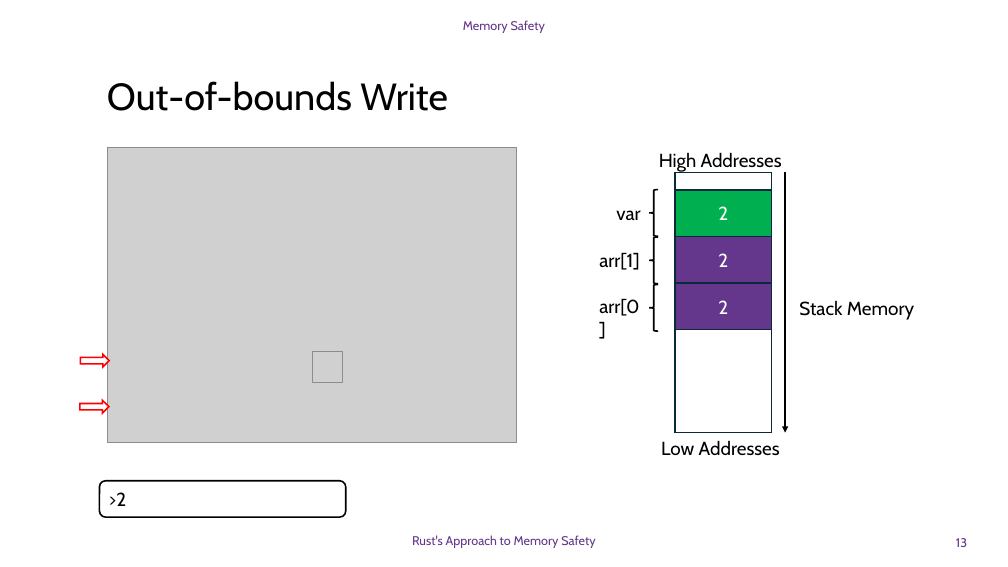
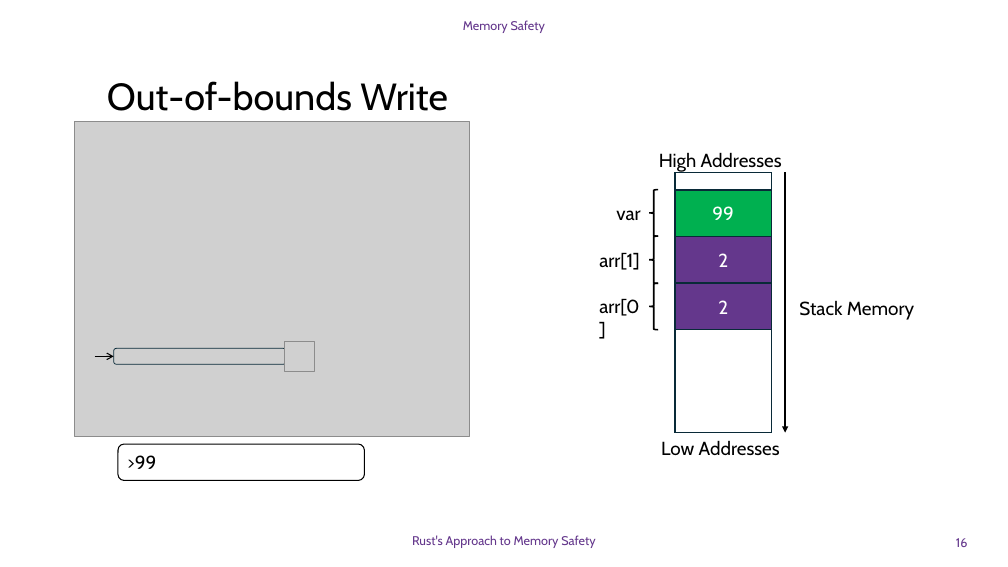
Before and after one commit to DavidGinfo/c-runtime-vs-rust-compiletime, a slide deck: slide 16 of Memory_Safety_Rust.pptx (slide 13 before the commit). Drawn at 1008x567 pixels with LibreOffice and Linux fonts; fonts in the diff are those of the drawing; grey boxes stand for pictures; background and template pictures are left out. Boxes give left, top, right and bottom in pixels: in the first picture for what was removed or moved away, otherwise in the second. Text is boxed around its words. In the diff, an @@ line names an element or a change of style, - is before the commit and + after.

```diff
--- a/Memory_Safety_Rust.pptx
+++ b/Memory_Safety_Rust.pptx
@@ picture: place and size @@
-picture at (108,147,516,442)
+picture at (74,122,470,436)
@@ text in rectangle at (712,206,734,220): text changed @@
-2
+99
@@ right arrow removed at (80,355,109,368) @@
@@ arrow added from (95, 356) to (113, 356), #000000 1 pt @@
@@ rounded rectangle added at (113,349,286,364), outline #092A39 0.75 pt @@
@@ picture added at (284,341,315,371) @@
@@ picture removed at (312,352,343,382) @@
@@ right arrow removed at (80,401,109,414) @@
@@ rounded rectangle added at (118,444,364,480), fill #FFFFFF, outline #000000 1 pt, 18 pt, text #000000 @@
+>99
@@ rounded rectangle removed at (100,481,346,517) @@
->2
@@ page number at (956,538,968,547): text changed @@
-13
+16
```
Also in this commit, not shown: 13 other slides changed, 15 slides added, 1 slide removed.
